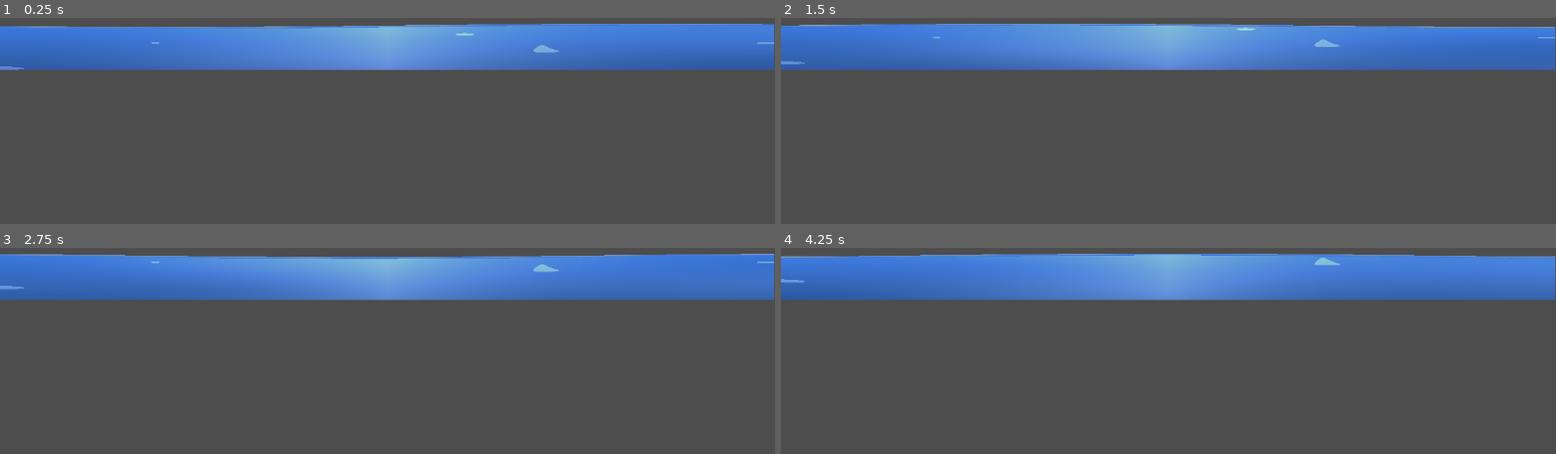
Above: before the commit, frames 1-4 (two rows, left to right).
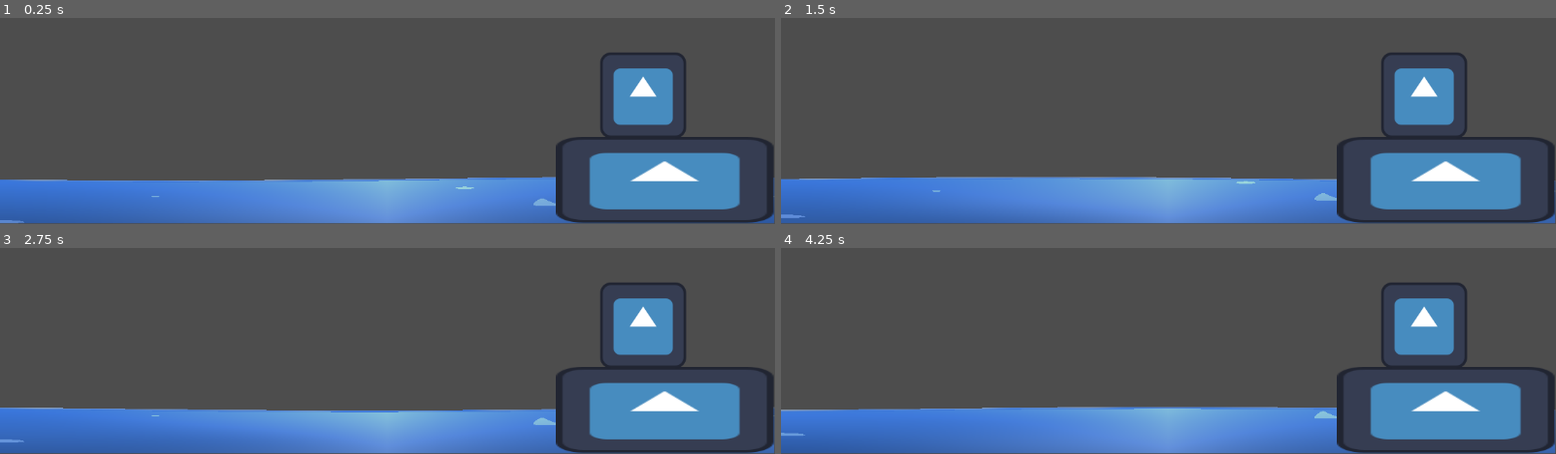
Above: after the commit, the same moments.

Repository: Jadiefication/Campfire-GameJam
Game: Godot game, scene res://scenes/base.tscn
Same seed, same stepped clock (60 frames per second), same inputs: the game is played once before the commit and once after it. The engine's default icon, where the game draws it, is replaced by a stand-in: a white triangle on a blue panel in a dark square.
Inputs:
- Up to frame 1 (0.25 s): no input
- Up to frame 2 (1.5 s): tap Enter at 0.5 s
- Up to frame 3 (2.75 s): tap Space at 2 s
- Up to frame 4 (4.25 s): tap Enter at 2.75 s

The runs differ from the first frame. In frame 1, 47% of the frame differs, in the area x 0-100%, y 2-100%; in frame 2, 47%; in frame 3, 46%; in frame 4, 47%.

Commit message:
chore: update scene references

Diff:
--- a/scenes/base.tscn
+++ b/scenes/base.tscn
@@ -2,6 +2,7 @@
 
 [ext_resource type="Shader" uid="uid://xt2jid722gi3" path="res://shaders/wave.gdshader" id="1_pvqg0"]
 [ext_resource type="Texture2D" uid="uid://d0285k5iabi3g" path="res://icon.svg" id="2_baglu"]
+[ext_resource type="PackedScene" uid="uid://bk8vlqanbro6t" path="res://scenes/rope.tscn" id="3_t45w4"]
 
 [sub_resource type="RectangleShape2D" id="RectangleShape2D_baglu"]
 size = Vector2(1147, 20)
@@ -29,6 +30,7 @@
 offset_bottom = 650.0
 
 [node name="Area2D" type="Area2D" parent="." unique_id=424514134]
+position = Vector2(0, 229)
 
 [node name="CollisionShape2D" type="CollisionShape2D" parent="Area2D" unique_id=350195099]
 position = Vector2(576.5, 372)
@@ -40,3 +42,13 @@
 position = Vector2(575.5, 354)
 scale = Vector2(8.9921875, 1)
 texture = ExtResource("2_baglu")
+
+[node name="TextureRect2" type="TextureRect" parent="." unique_id=541191371]
+offset_left = 826.0
+offset_top = 518.0
+offset_right = 1150.0
+offset_bottom = 646.0
+texture = ExtResource("2_baglu")
+
+[node name="Node2D" parent="." unique_id=2004282778 instance=ExtResource("3_t45w4")]
+position = Vector2(956, 456)
--- /dev/null
+++ b/scenes/rope.tscn
@@ -0,0 +1,16 @@
+[gd_scene format=3 uid="uid://bk8vlqanbro6t"]
+
+[ext_resource type="Texture2D" uid="uid://d0285k5iabi3g" path="res://icon.svg" id="1_icxtj"]
+
+[sub_resource type="RectangleShape2D" id="RectangleShape2D_ghbyf"]
+size = Vector2(128, 128)
+
+[node name="Node2D" type="Node2D" unique_id=2004282778]
+
+[node name="Area2D" type="Area2D" parent="." unique_id=1217804879]
+
+[node name="Sprite2D" type="Sprite2D" parent="Area2D" unique_id=766795846]
+texture = ExtResource("1_icxtj")
+
+[node name="CollisionShape2D" type="CollisionShape2D" parent="Area2D" unique_id=1143566364]
+shape = SubResource("RectangleShape2D_ghbyf")
